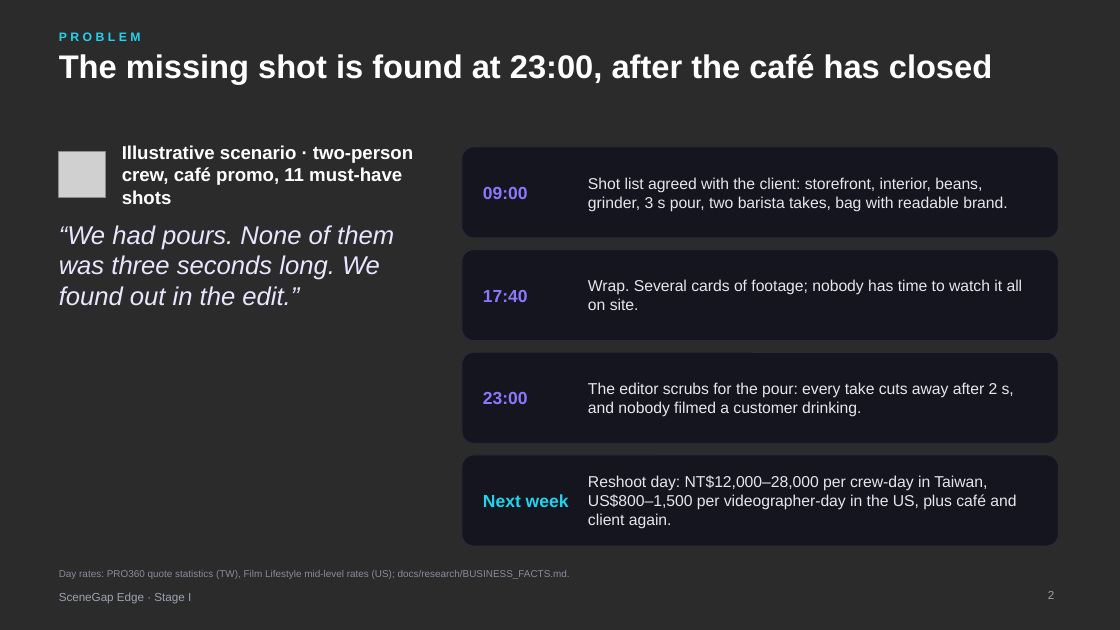
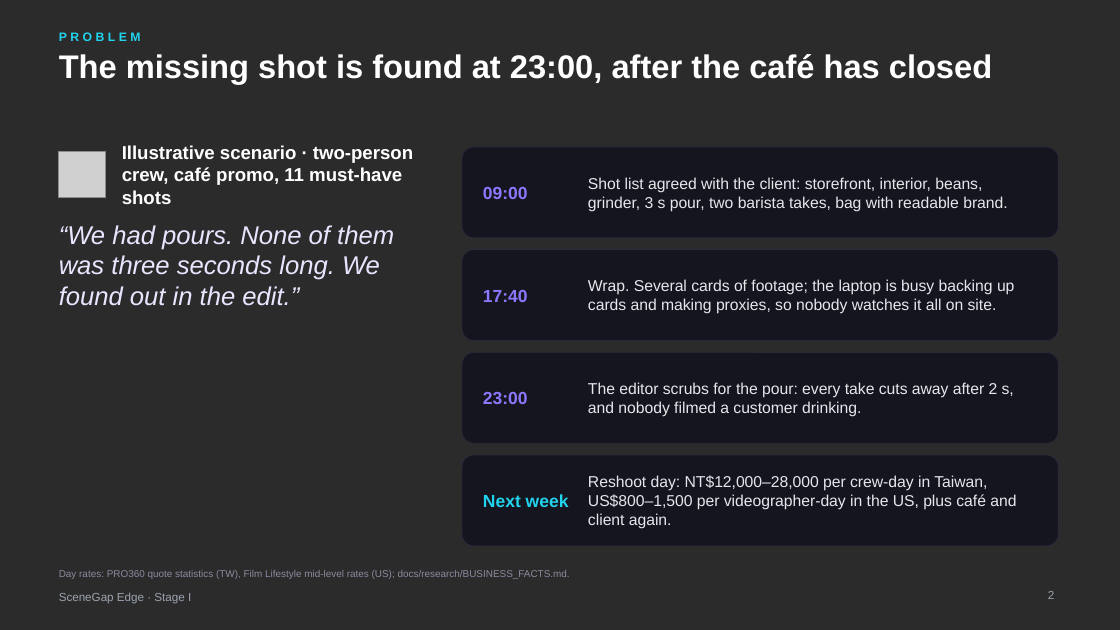
Before and after one commit to yu9bryan/scenegap-edge, a slide deck: slide 2 of docs/deck/SceneGapEdge_StageI_Proposal.pptx. Drawn at 1120x630 pixels with LibreOffice and Linux fonts; fonts in the diff are those of the drawing; grey boxes stand for pictures; background and template pictures are left out; a plain dark background stands for a picture behind light text. Boxes give left, top, right and bottom in pixels: in the first picture for what was removed or moved away, otherwise in the second. Text is boxed around its words. In the diff, an @@ line names an element or a change of style, - is before the commit and + after.

```diff
--- a/docs/deck/SceneGapEdge_StageI_Proposal.pptx
+++ b/docs/deck/SceneGapEdge_StageI_Proposal.pptx
@@ text at (x1=588, y1=279, x2=1014, y2=314): text changed @@
-Wrap. Several cards of footage; nobody has time to watch it all on site.
+Wrap. Several cards of footage; the laptop is busy backing up cards and making proxies, so nobody watches it all on site.
```
Also in this commit, not shown: 2 other slides changed, 3 other files.
